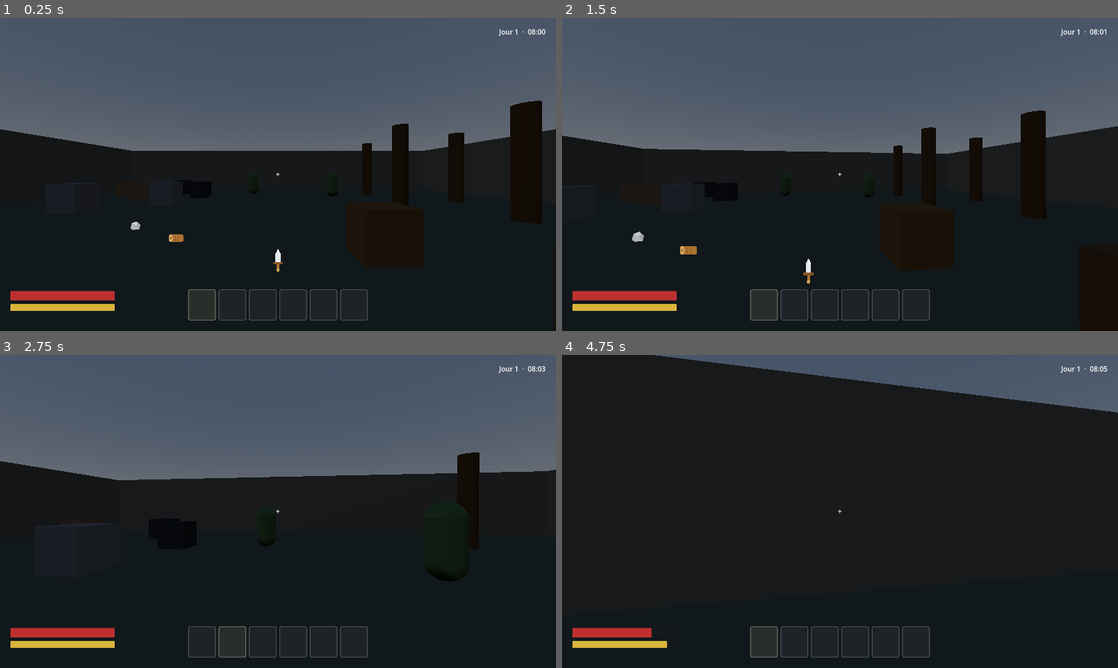
Above: before the commit, frames 1-4 (two rows, left to right).
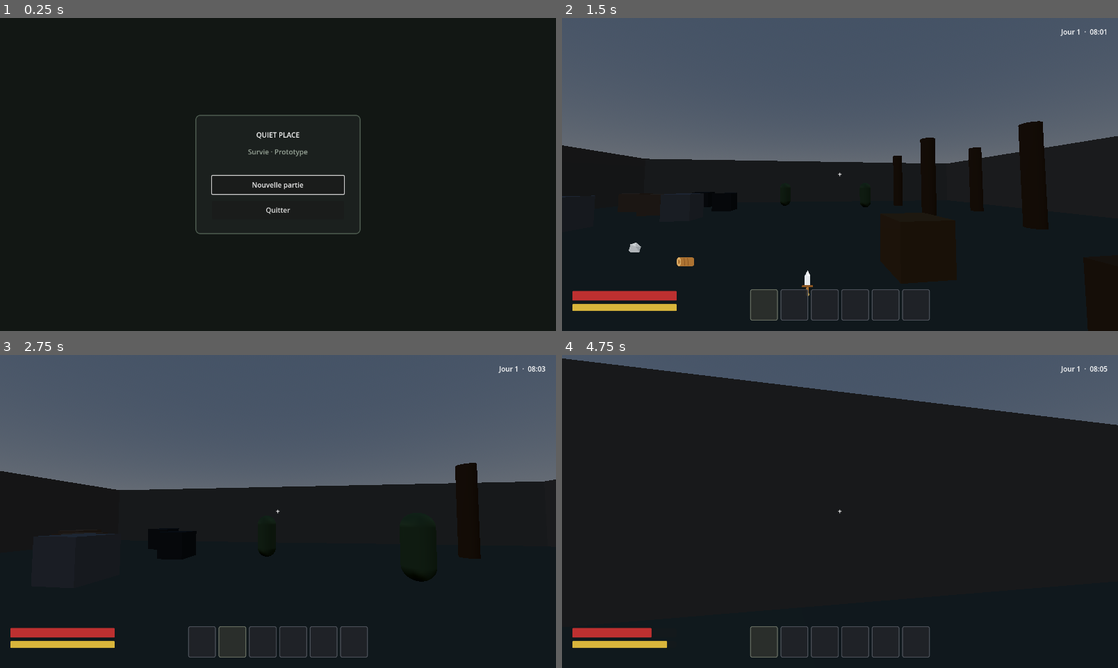
Above: after the commit, the same moments.

Repository: RosierKirill/QuietPlaceGame
Game: Godot game, scene res://ui/main_menu.tscn
Same seed, same stepped clock (60 frames per second), same inputs: the game is played once before the commit and once after it. Before the commit the project starts from res://world/demo.tscn.
Inputs (mouse positions are in pixels of both pictures, inside the frame that each line leads up to):
- Up to frame 1 (0.25 s): no input
- Up to frame 2 (1.5 s): click (840, 183) at 0.5 s, where only the run after the commit has a clickable "Nouvelle partie"; tap Enter at 1.25 s; move the mouse to (867, 174) at 1.27 s; press the mouse at (867, 174) at 1.28 s; hold W (move_forward) from 1.28 s (still down)
- Up to frame 3 (2.75 s): keep holding W (move_forward); tap Space (jump) at 1.52, 2.27 s; move the mouse to (250, 511) at 2.02 s; release the mouse at (250, 511) at 2.03 s; tap Mouse wheel down (hotbar_next) at 2.1 s
- Up to frame 4 (4.75 s): keep holding W (move_forward); move the mouse to (851, 505) at 2.77 s; hold Mouse wheel up (hotbar_previous) 2.78-3.53 s; move the mouse to (834, 517) at 3.52 s; tap E (interact) at 3.6 s; tap Space (jump) at 3.77, 4.52 s; move the mouse to (878, 514) at 4.27 s; hold Shift (sprint) from 4.28 s (still down)

The runs differ from the first frame. In frame 1, 42% of the frame differs, in the area x 0-100%, y 0-97%; in frame 2, 3.7%; in frame 3, 3.5%; in frame 4, 4.0%.

Commit message:
feat: ajoute l'écran titre, le menu pause et la mise en pause réelle
Écran titre au lancement : Continuer n'apparaît que si une sauvegarde existe,
et Nouvelle partie demande confirmation avant de l'effacer. Le chargement
automatique au démarrage est retiré au profit de ce menu, qui rend enfin
possible de recommencer une partie.

Menu pause sur Échap : Continuer, Sauvegarder, Quitter. Échap ne l'ouvre que si
aucune autre interface n'est ouverte — un inventaire affiché se ferme en
priorité. La bascule du curseur qui occupait cette touche est retirée.

La pause fige réellement la partie : créatures immobiles, aucun dégât possible,
temps arrêté. Seul le menu continue de répondre, son mode de traitement
ignorant la pause.

GameManager centralise le passage menu/partie et l'ordre des opérations de
chargement, pour qu'aucun écran n'ait à connaître le chemin des scènes.

Sauvegarder depuis l'écran titre ne fait plus rien : sans nœud sauvegardable en
scène, écrire aurait remplacé la partie enregistrée par une partie vide.

GAME-1110 GAME-1111 GAME-1112 GAME-1113

Diff:
--- /dev/null
+++ b/autoload/game_manager.gd
@@ -0,0 +1,57 @@
+extends Node
+
+## Navigation entre l'écran titre et la partie, et mise en pause.
+##
+## Autoload. Centralise l'ordre des opérations — changer de scène, attendre
+## qu'elle soit construite, puis appliquer la sauvegarde — pour qu'aucun écran
+## n'ait à connaître ni le chemin des scènes ni cet enchaînement.
+
+## Émis quand le jeu se met en pause ou en sort.
+signal pause_changed(is_paused: bool)
+
+const MAIN_MENU_SCENE: String = "res://ui/main_menu.tscn"
+const GAME_SCENE: String = "res://world/demo.tscn"
+
+
+## Démarre une partie neuve. La sauvegarde existante est effacée.
+func start_new_game() -> void:
+	set_paused(false)
+	SaveManager.delete_save()
+	get_tree().change_scene_to_file(GAME_SCENE)
+
+
+## Reprend la partie sauvegardée.
+func continue_game() -> void:
+	set_paused(false)
+	get_tree().change_scene_to_file(GAME_SCENE)
+
+	# Deux tours : le premier effectue le changement de scène, le second laisse
+	# les _ready() s'exécuter avant qu'on y injecte les données.
+	await get_tree().process_frame
+	await get_tree().process_frame
+
+	SaveManager.load_game(false)
+
+
+## Revient à l'écran titre.
+func return_to_menu() -> void:
+	set_paused(false)
+	get_tree().change_scene_to_file(MAIN_MENU_SCENE)
+
+
+## Met le jeu en pause ou le reprend. Le curseur suit l'état des interfaces.
+func set_paused(paused: bool) -> void:
+	if get_tree().paused == paused:
+		return
+
+	get_tree().paused = paused
+	pause_changed.emit(paused)
+
+
+func is_paused() -> bool:
+	return get_tree().paused
+
+
+func quit_game() -> void:
+	# On repasse par la notification de fermeture, qui déclenche la sauvegarde.
+	get_tree().root.propagate_notification(NOTIFICATION_WM_CLOSE_REQUEST)
--- a/autoload/save_manager.gd
+++ b/autoload/save_manager.gd
@@ -29,7 +29,7 @@
 ## Intervalle de la sauvegarde automatique, en secondes. 0 la désactive.
 var autosave_interval: float = 300.0
 ## Recharge automatiquement la partie au lancement, si une sauvegarde existe.
-var load_on_start: bool = true
+var load_on_start: bool = false
 ## Sauvegarde automatiquement à la fermeture du jeu.
 var save_on_quit: bool = true
 
@@ -40,10 +40,9 @@
 	# On intercepte la fermeture pour avoir le temps d'écrire avant de quitter.
 	get_tree().set_auto_accept_quit(false)
 
+	# load_on_start reste disponible pour des tests, mais la reprise passe
+	# normalement par l'écran titre, qui appelle GameManager.continue_game().
 	if load_on_start and has_save():
-		# Le tour de boucle laisse la scène principale finir de se construire :
-		# sans lui, le joueur et le monde n'existent pas encore. Pas de
-		# rechargement ici : la scène vient justement d'être créée.
 		await get_tree().process_frame
 		load_game(false)
 
@@ -70,9 +69,16 @@
 
 ## Écrit la partie sur disque. Retourne false en cas d'échec.
 func save_game() -> bool:
+	var saveable_nodes := get_tree().get_nodes_in_group(SAVEABLE_GROUP)
+
+	# Aucun nœud sauvegardable : on est hors partie, typiquement sur l'écran
+	# titre. Écrire ici remplacerait la sauvegarde par une partie vide.
+	if saveable_nodes.is_empty():
+		return false
+
 	var entries := {}
 
-	for node in get_tree().get_nodes_in_group(SAVEABLE_GROUP):
+	for node in saveable_nodes:
 		if not _is_saveable(node):
 			push_warning("SaveManager : '%s' est dans le groupe mais incomplet." % node)
 			continue
--- a/player/player_controller.gd
+++ b/player/player_controller.gd
@@ -60,11 +60,10 @@
 	if UiState.is_any_open():
 		return
 
+	# Échap appartient désormais au menu pause : le curseur suit l'état des
+	# interfaces, il n'a plus à être basculé à la main ici.
 	if event is InputEventMouseMotion and _is_mouse_captured():
 		_rotate_view(event.relative)
-	elif event.is_action_pressed("ui_cancel"):
-		# Échap libère le curseur ; un clic dans la fenêtre le recapture.
-		_set_mouse_captured(not _is_mouse_captured())
 	elif event is InputEventMouseButton and event.pressed and not _is_mouse_captured():
 		_set_mouse_captured(true)
 
--- a/project.godot
+++ b/project.godot
@@ -13,7 +13,7 @@
 config/name="Quiet Place Game"
 config/description="Jeu de survie / RPG à la première personne (POC v0.1.0). Moteur : Godot 4 (GDScript)."
 config/version="0.0.1"
-run/main_scene="res://world/demo.tscn"
+run/main_scene="res://ui/main_menu.tscn"
 config/features=PackedStringArray("4.3", "Forward Plus")
 config/icon="res://icon.svg"
 
@@ -23,6 +23,7 @@
 TimeOfDay="*res://autoload/time_of_day.gd"
 ItemDatabase="*res://autoload/item_database.gd"
 SaveManager="*res://autoload/save_manager.gd"
+GameManager="*res://autoload/game_manager.gd"
 
 [display]
 
--- a/ui/hud.gd
+++ b/ui/hud.gd
@@ -21,6 +21,7 @@
 @onready var _crafting_panel: CraftingPanel = $CraftingPanel
 @onready var _container_panel: ContainerPanel = $ContainerPanel
 @onready var _death_screen: DeathScreen = $DeathScreen
+@onready var _pause_menu: PauseMenu = $PauseMenu
 @onready var _clock_label: Label = $Clock
 @onready var _notice: Label = $Notice
 @onready var _health_bar: ProgressBar = $Bars/HealthBar
@@ -128,6 +129,7 @@
 	_inventory_panel.close()
 	_crafting_panel.close()
 	_container_panel.close()
+	_pause_menu.close()
 
 
 ## Ouvre l'interface de fabrication pour [param recipes].
--- a/ui/hud.tscn
+++ b/ui/hud.tscn
@@ -6,6 +6,7 @@
 [ext_resource type="PackedScene" path="res://ui/crafting/crafting_panel.tscn" id="4_crafting"]
 [ext_resource type="PackedScene" path="res://ui/inventory/container_panel.tscn" id="5_container"]
 [ext_resource type="PackedScene" path="res://ui/death_screen.tscn" id="6_death"]
+[ext_resource type="PackedScene" path="res://ui/pause_menu.tscn" id="7_pause"]
 
 [sub_resource type="StyleBoxFlat" id="StyleBoxFlat_health"]
 bg_color = Color(0.74, 0.19, 0.19, 1)
@@ -117,3 +118,5 @@
 [node name="ContainerPanel" parent="." instance=ExtResource("5_container")]
 
 [node name="DeathScreen" parent="." instance=ExtResource("6_death")]
+
+[node name="PauseMenu" parent="." instance=ExtResource("7_pause")]
--- /dev/null
+++ b/ui/main_menu.gd
@@ -0,0 +1,37 @@
+extends Control
+
+## Écran titre.
+##
+## « Continuer » n'apparaît que si une sauvegarde existe, et « Nouvelle partie »
+## demande confirmation quand elle en écraserait une.
+
+@onready var _continue_button: Button = $Layout/Panel/Margin/Content/ContinueButton
+@onready var _new_game_button: Button = $Layout/Panel/Margin/Content/NewGameButton
+@onready var _quit_button: Button = $Layout/Panel/Margin/Content/QuitButton
+@onready var _confirm_dialog: ConfirmationDialog = $ConfirmNewGame
+
+
+func _ready() -> void:
+	# L'écran titre s'affiche aussi si le jeu a été quitté en pause.
+	GameManager.set_paused(false)
+	Input.mouse_mode = Input.MOUSE_MODE_VISIBLE
+
+	_continue_button.visible = SaveManager.has_save()
+	_continue_button.pressed.connect(GameManager.continue_game)
+	_new_game_button.pressed.connect(_on_new_game_pressed)
+	_quit_button.pressed.connect(GameManager.quit_game)
+	_confirm_dialog.confirmed.connect(GameManager.start_new_game)
+
+	if _continue_button.visible:
+		_continue_button.grab_focus()
+	else:
+		_new_game_button.grab_focus()
+
+
+## Une partie neuve efface la sauvegarde : on ne le fait pas sans demander.
+func _on_new_game_pressed() -> void:
+	if SaveManager.has_save():
+		_confirm_dialog.popup_centered()
+		return
+
+	GameManager.start_new_game()
--- /dev/null
+++ b/ui/main_menu.tscn
@@ -0,0 +1,80 @@
+[gd_scene load_steps=3 format=3]
+
+[ext_resource type="Script" path="res://ui/main_menu.gd" id="1_menu"]
+
+[sub_resource type="StyleBoxFlat" id="StyleBoxFlat_panel"]
+bg_color = Color(0.11, 0.13, 0.12, 0.92)
+border_width_left = 2
+border_width_top = 2
+border_width_right = 2
+border_width_bottom = 2
+border_color = Color(0.32, 0.38, 0.33, 1)
+corner_radius_top_left = 10
+corner_radius_top_right = 10
+corner_radius_bottom_right = 10
+corner_radius_bottom_left = 10
+
+[node name="MainMenu" type="Control"]
+anchors_preset = 15
+anchor_right = 1.0
+anchor_bottom = 1.0
+grow_horizontal = 2
+grow_vertical = 2
+script = ExtResource("1_menu")
+
+[node name="ColorRect" type="ColorRect" parent="."]
+anchors_preset = 15
+anchor_right = 1.0
+anchor_bottom = 1.0
+grow_horizontal = 2
+grow_vertical = 2
+color = Color(0.07, 0.09, 0.08, 1)
+
+[node name="Layout" type="CenterContainer" parent="."]
+anchors_preset = 15
+anchor_right = 1.0
+anchor_bottom = 1.0
+grow_horizontal = 2
+grow_vertical = 2
+
+[node name="Panel" type="PanelContainer" parent="Layout"]
+custom_minimum_size = Vector2(380, 0)
+theme_override_styles/panel = SubResource("StyleBoxFlat_panel")
+
+[node name="Margin" type="MarginContainer" parent="Layout/Panel"]
+theme_override_constants/margin_left = 36
+theme_override_constants/margin_top = 32
+theme_override_constants/margin_right = 36
+theme_override_constants/margin_bottom = 32
+
+[node name="Content" type="VBoxContainer" parent="Layout/Panel/Margin"]
+theme_override_constants/separation = 16
+
+[node name="Title" type="Label" parent="Layout/Panel/Margin/Content"]
+text = "QUIET PLACE"
+horizontal_alignment = 1
+
+[node name="Subtitle" type="Label" parent="Layout/Panel/Margin/Content"]
+modulate = Color(0.6, 0.65, 0.6, 1)
+text = "Survie · Prototype"
+horizontal_alignment = 1
+
+[node name="Spacer" type="Control" parent="Layout/Panel/Margin/Content"]
+custom_minimum_size = Vector2(0, 12)
+
+[node name="ContinueButton" type="Button" parent="Layout/Panel/Margin/Content"]
+custom_minimum_size = Vector2(0, 42)
+text = "Continuer"
+
+[node name="NewGameButton" type="Button" parent="Layout/Panel/Margin/Content"]
+custom_minimum_size = Vector2(0, 42)
+text = "Nouvelle partie"
+
+[node name="QuitButton" type="Button" parent="Layout/Panel/Margin/Content"]
+custom_minimum_size = Vector2(0, 42)
+text = "Quitter"
+
+[node name="ConfirmNewGame" type="ConfirmationDialog" parent="."]
+title = "Nouvelle partie"
+ok_button_text = "Effacer et commencer"
+dialog_text = "Une sauvegarde existe. Commencer une nouvelle partie l'effacera définitivement."
--- /dev/null
+++ b/ui/pause_menu.gd
@@ -0,0 +1,75 @@
+class_name PauseMenu
+extends Control
+
+## Menu de pause, ouvert par Échap en cours de partie.
+##
+## Fige réellement la partie : créatures immobiles, aucun dégât possible, temps
+## du jeu arrêté. Seul ce menu continue de répondre, grâce à son mode de
+## traitement qui ignore la pause.
+##
+## Échap n'ouvre le menu que si aucune autre interface n'est ouverte : un
+## inventaire affiché se ferme en priorité, ce qui correspond à ce qu'attend
+## le joueur.
+
+@onready var _resume_button: Button = $Layout/Panel/Margin/Content/ResumeButton
+@onready var _save_button: Button = $Layout/Panel/Margin/Content/SaveButton
+@onready var _quit_button: Button = $Layout/Panel/Margin/Content/QuitButton
+@onready var _notice: Label = $Layout/Panel/Margin/Content/Notice
+
+
+func _ready() -> void:
+	hide()
+	_notice.text = ""
+
+	_resume_button.pressed.connect(close)
+	_save_button.pressed.connect(_on_save_pressed)
+	_quit_button.pressed.connect(_on_quit_pressed)
+
+
+func _unhandled_input(event: InputEvent) -> void:
+	if not event.is_action_pressed("ui_cancel"):
+		return
+
+	if visible:
+		close()
+		get_viewport().set_input_as_handled()
+		return
+
+	# Une interface ouverte a la priorité : elle se ferme sur Échap, pas nous.
+	if UiState.is_any_open():
+		return
+
+	open()
+	get_viewport().set_input_as_handled()
+
+
+func open() -> void:
+	if visible:
+		return
+
+	_notice.text = ""
+	show()
+	UiState.push_ui()
+	GameManager.set_paused(true)
+	_resume_button.grab_focus()
+
+
+func close() -> void:
+	if not visible:
+		return
+
+	hide()
+	GameManager.set_paused(false)
+	UiState.pop_ui()
+
+
+func _on_save_pressed() -> void:
+	_notice.text = "Partie sauvegardée" if SaveManager.save_game() else "Échec de la sauvegarde"
+
+
+## Quitter depuis la pause sauvegarde avant de revenir à l'écran titre.
+func _on_quit_pressed() -> void:
+	SaveManager.save_game()
+	hide()
+	UiState.pop_ui()
+	GameManager.return_to_menu()
--- /dev/null
+++ b/ui/pause_menu.tscn
@@ -0,0 +1,73 @@
+[gd_scene load_steps=3 format=3]
+
+[ext_resource type="Script" path="res://ui/pause_menu.gd" id="1_pause"]
+
+[sub_resource type="StyleBoxFlat" id="StyleBoxFlat_panel"]
+bg_color = Color(0.1, 0.11, 0.12, 0.96)
+border_width_left = 2
+border_width_top = 2
+border_width_right = 2
+border_width_bottom = 2
+border_color = Color(0.35, 0.37, 0.4, 1)
+corner_radius_top_left = 8
+corner_radius_top_right = 8
+corner_radius_bottom_right = 8
+corner_radius_bottom_left = 8
+
+[node name="PauseMenu" type="Control"]
+process_mode = 3
+anchors_preset = 15
+anchor_right = 1.0
+anchor_bottom = 1.0
+grow_horizontal = 2
+grow_vertical = 2
+script = ExtResource("1_pause")
+
+[node name="Dim" type="ColorRect" parent="."]
+anchors_preset = 15
+anchor_right = 1.0
+anchor_bottom = 1.0
+grow_horizontal = 2
+grow_vertical = 2
+color = Color(0, 0, 0, 0.55)
+
+[node name="Layout" type="CenterContainer" parent="."]
+anchors_preset = 15
+anchor_right = 1.0
+anchor_bottom = 1.0
+grow_horizontal = 2
+grow_vertical = 2
+
+[node name="Panel" type="PanelContainer" parent="Layout"]
+custom_minimum_size = Vector2(340, 0)
+theme_override_styles/panel = SubResource("StyleBoxFlat_panel")
+
+[node name="Margin" type="MarginContainer" parent="Layout/Panel"]
+theme_override_constants/margin_left = 32
+theme_override_constants/margin_top = 28
+theme_override_constants/margin_right = 32
+theme_override_constants/margin_bottom = 28
+
+[node name="Content" type="VBoxContainer" parent="Layout/Panel/Margin"]
+theme_override_constants/separation = 14
+
+[node name="Title" type="Label" parent="Layout/Panel/Margin/Content"]
+text = "PAUSE"
+horizontal_alignment = 1
+
+[node name="ResumeButton" type="Button" parent="Layout/Panel/Margin/Content"]
+custom_minimum_size = Vector2(0, 40)
+text = "Continuer"
+
+[node name="SaveButton" type="Button" parent="Layout/Panel/Margin/Content"]
+custom_minimum_size = Vector2(0, 40)
+text = "Sauvegarder"
+
+[node name="QuitButton" type="Button" parent="Layout/Panel/Margin/Content"]
+custom_minimum_size = Vector2(0, 40)
+text = "Quitter"
+
+[node name="Notice" type="Label" parent="Layout/Panel/Margin/Content"]
+modulate = Color(0.7, 0.82, 0.7, 1)
+text = ""
+horizontal_alignment = 1
Not shown: 1 places in ui/hud.tscn that only renumber resources
